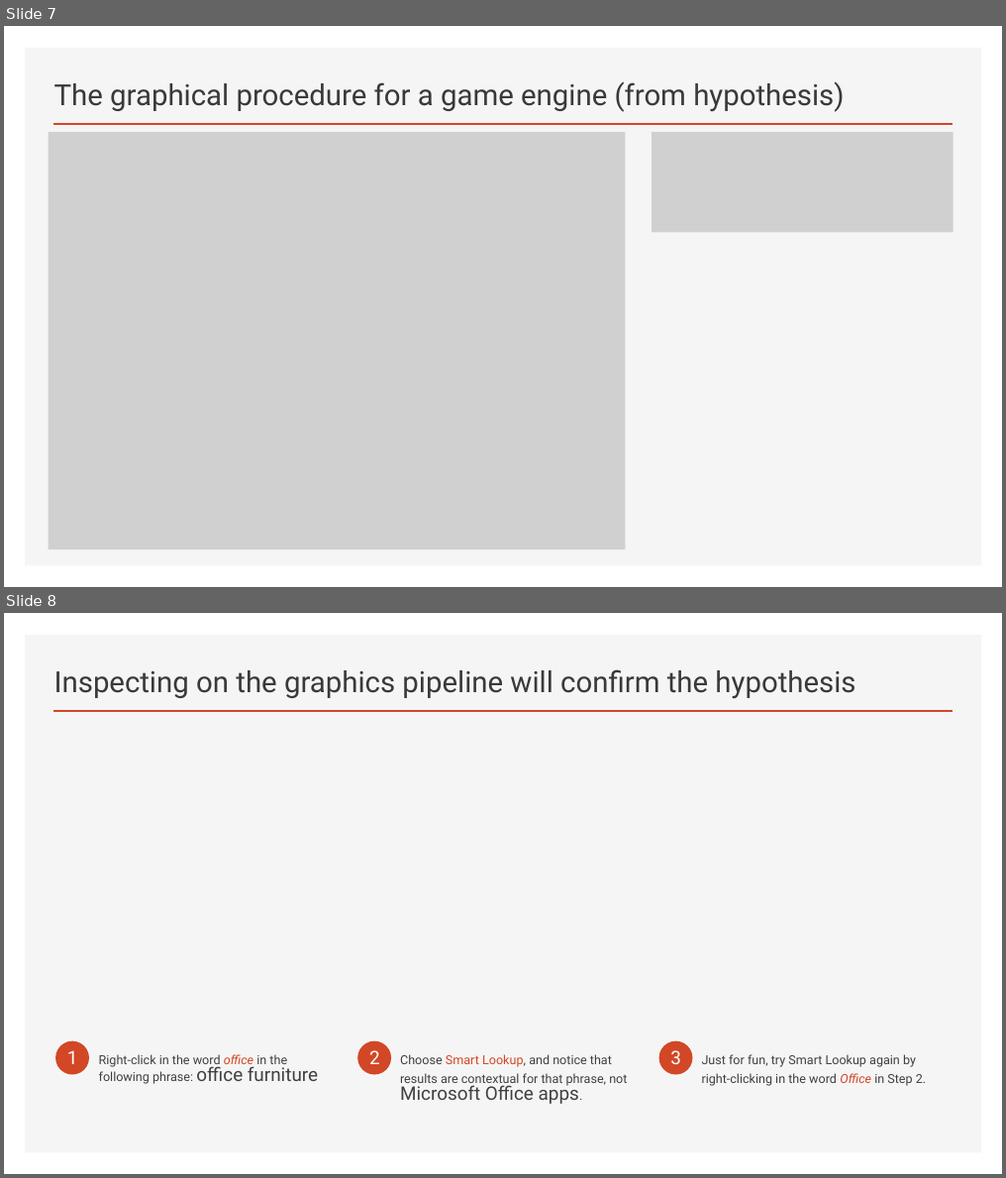
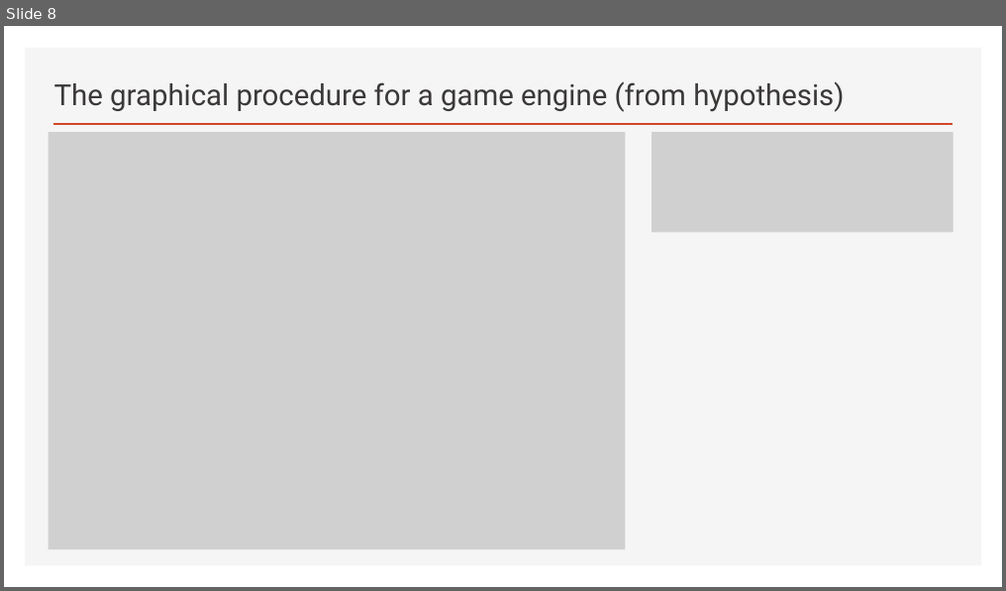
Before and after one commit to wwxhero/graphic_pipeline, a slide deck: Proposal.pptx. Shown one above the other, each under a label of ours: slides 7 and 8 before the commit, slide 8 after it. The pictures are 1006x1178 and 1006x591 pixels, drawn with LibreOffice and Linux fonts; fonts in the diff are those of the drawing; grey boxes stand for pictures. Boxes give left, top, right and bottom in pixels: in the first picture for what was removed or moved away, otherwise in the second. Text is boxed around its words. In the diff, an @@ line names an element or a change of style, - is before the commit and + after.

```diff
--- a/Proposal.pptx
+++ b/Proposal.pptx
@@ slide 8 removed at box(4, 613, 1002, 1174), background #FFFFFF; not listed: 2 template elements that a slide beside it also shows @@
@@ title removed at box(54, 669, 855, 699) @@
-Inspecting on the graphics pipeline will confirm the hypothesis
@@ ellipse removed at box(55, 1042, 89, 1075) @@
@@ text removed at box(67, 1051, 78, 1064) @@
-1
@@ text removed at box(99, 1055, 318, 1084) @@
-Right-click in the word office in the following phrase: office furniture
@@ ellipse removed at box(358, 1042, 392, 1075) @@
@@ text removed at box(369, 1051, 380, 1064) @@
-2
@@ text removed at box(400, 1055, 627, 1104) @@
-Choose Smart Lookup, and notice that results are contextual for that phrase, not Microsoft Office apps.
@@ ellipse removed at box(659, 1042, 693, 1075) @@
@@ text removed at box(670, 1051, 681, 1064) @@
-3
@@ text removed at box(702, 1055, 926, 1086) @@
-Just for fun, try Smart Lookup again by right-clicking in the word Office in Step 2.
@@ what was slide 7 is now slide 8 @@
```
Also in this commit, not shown: 3 slides added, 1 other slide removed.
